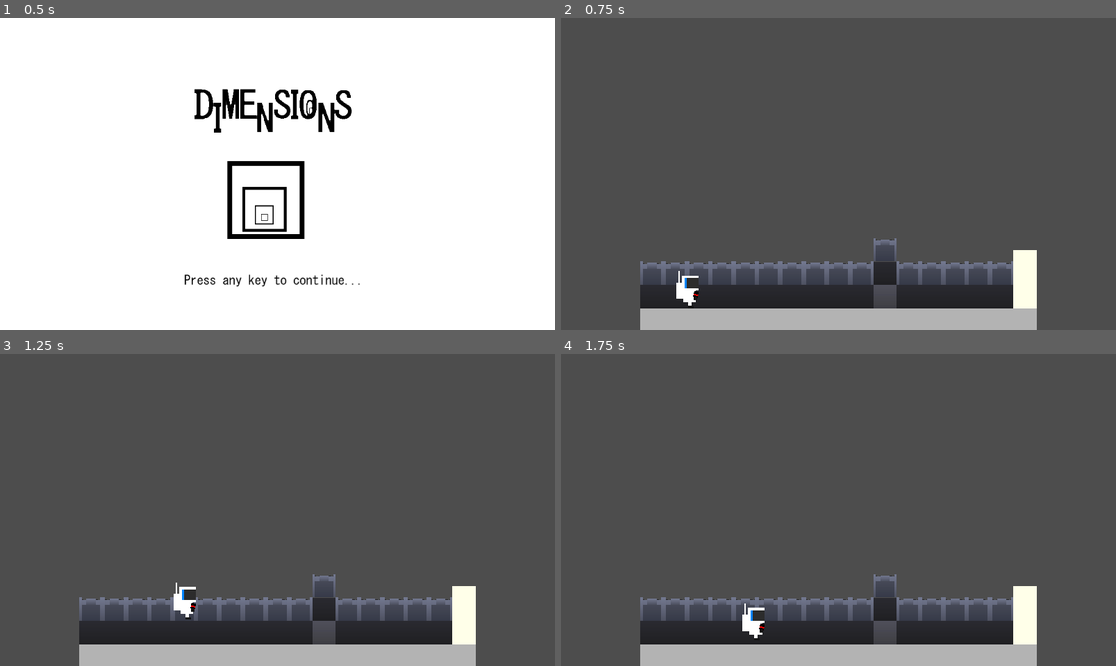
Above: before the commit, frames 1-4 (two rows, left to right).
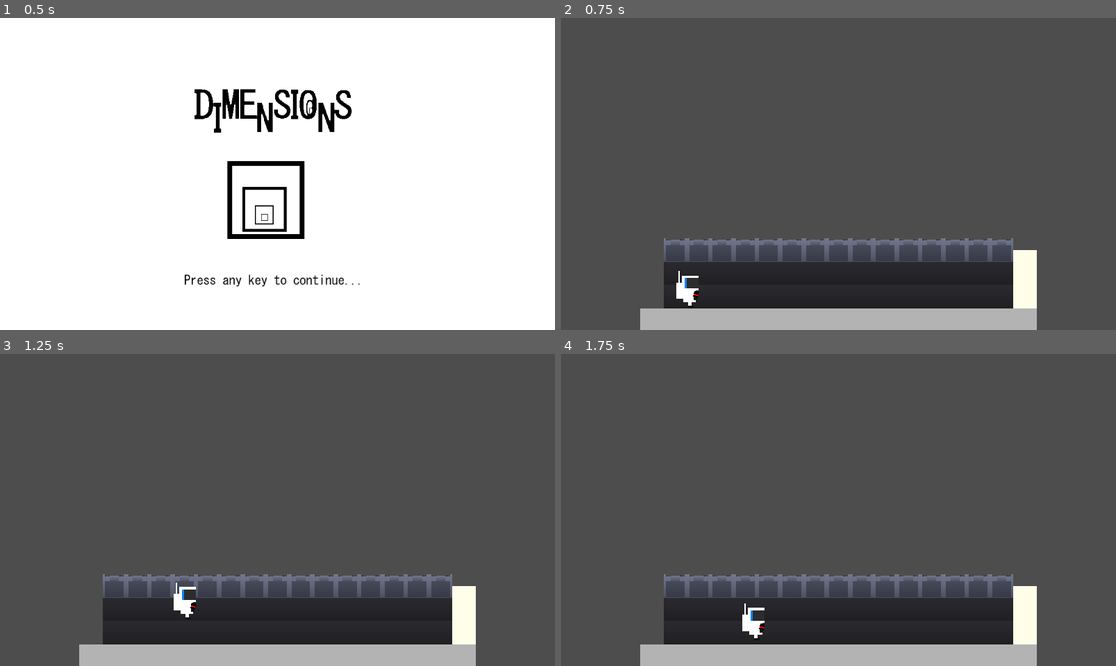
Above: after the commit, the same moments.

Repository: dstibbe/gamejam-dimensions
Game: Godot game, scene res://game/game.tscn
Two runs of this game, one before a commit and one after it. Both use one fixed random seed, a clock stepped at 60 frames per second and the inputs below.
Inputs:
- Up to frame 1 (0.5 s): no input
- Up to frame 2 (0.75 s): tap Enter at 0.5 s; hold D (right) from 0.53 s (still down)
- Up to frame 3 (1.25 s): keep holding D (right); tap Space (jump) at 0.77 s
- Up to frame 4 (1.75 s): release D (right) at 1.28 s; hold S (down) from 1.28 s (still down); tap Space (jump) at 1.52 s

Frame 1 is identical in both runs. In frame 2, 6.5% of the frame differs, in the area x 14-82%, y 70-94%; in frame 3, 6.4%; in frame 4, 6.5%.

Commit message:
Almost done. maybe some backgrounds?

Diff:
--- a/game/game.tscn
+++ b/game/game.tscn
@@ -12,9 +12,9 @@
 [ext_resource type="PackedScene" uid="uid://cf82re6i2556h" path="res://maps/map3.tscn" id="7_bao4u"]
 [ext_resource type="Script" path="res://game/keyboard_controller.gd" id="8_2qkg5"]
 [ext_resource type="PackedScene" uid="uid://c3eljyma2exny" path="res://maps/mapY.tscn" id="9_m72yq"]
-[ext_resource type="PackedScene" uid="uid://bgk2s8t8mx08k" path="res://maps/map 4 tut.tscn" id="10_nircr"]
 [ext_resource type="AudioStream" uid="uid://b6vy60h3r5xlq" path="res://assets/NO COPYRIGHT MUSIC _ MaikonMusic - Retro Space (SYNTHWAVE, RETROWAVE, SYNTHPOP) [Royalty Free Music] (128kbps).mp3" id="11_6bd84"]
 [ext_resource type="PackedScene" uid="uid://cknc5ux0qr06l" path="res://game/splash.tscn" id="11_eiehf"]
+[ext_resource type="PackedScene" uid="uid://dg8rqc7o2qxap" path="res://maps/mapX.tscn" id="11_tdfgy"]
 [ext_resource type="PackedScene" uid="uid://b677r1ceyvuj2" path="res://game/congratscreen.tscn" id="12_nx5w5"]
 
 [sub_resource type="Environment" id="Environment_mmy7v"]
@@ -28,7 +28,7 @@
 
 [node name="game" type="Node3D"]
 script = ExtResource("1_sgoyd")
-maps = Array[PackedScene]([ExtResource("3_3720s"), ExtResource("2_hj38b"), ExtResource("2_qna2t"), ExtResource("3_q4qnp"), ExtResource("4_61pmw"), ExtResource("7_bao4u"), ExtResource("2_r7haj"), ExtResource("9_m72yq"), ExtResource("10_nircr"), ExtResource("2_g84y5")])
+maps = Array[PackedScene]([ExtResource("2_hj38b"), ExtResource("3_3720s"), ExtResource("3_q4qnp"), ExtResource("4_61pmw"), ExtResource("7_bao4u"), ExtResource("2_r7haj"), ExtResource("9_m72yq"), ExtResource("2_qna2t"), ExtResource("2_g84y5"), ExtResource("11_tdfgy")])
 
 [node name="Camera3D" type="Camera3D" parent="."]
 transform = Transform3D(1, 0, 0, 0, 1, 0, 0, 0, 1, 0, 6.7547, 10)
--- a/maps/map 4 turorial.tscn
+++ b/maps/map 4 turorial.tscn
@@ -104,6 +104,22 @@
 transform = Transform3D(1, 0, 0, 0, 1, 0, 0, 0, 1, -4, 3, 2)
 cut_plane = NodePath("../cut_plane_old")
 
+[node name="halfwall16" parent="." node_paths=PackedStringArray("cut_plane") instance=ExtResource("4_b6okh")]
+transform = Transform3D(1, 0, 0, 0, 1, 0, 0, 0, 1, -4, 5, -2)
+cut_plane = NodePath("../cut_plane_old")
+
+[node name="halfwall17" parent="." node_paths=PackedStringArray("cut_plane") instance=ExtResource("4_b6okh")]
+transform = Transform3D(1, 0, 0, 0, 1, 0, 0, 0, 1, -1, 5, -2)
+cut_plane = NodePath("../cut_plane_old")
+
+[node name="halfwall18" parent="." node_paths=PackedStringArray("cut_plane") instance=ExtResource("4_b6okh")]
+transform = Transform3D(1, 0, 0, 0, 1, 0, 0, 0, 1, -4, 5, -1.74623e-10)
+cut_plane = NodePath("../cut_plane_old")
+
+[node name="halfwall19" parent="." node_paths=PackedStringArray("cut_plane") instance=ExtResource("4_b6okh")]
+transform = Transform3D(1, 0, 0, 0, 1, 0, 0, 0, 1, 2, 5, 2)
+cut_plane = NodePath("../cut_plane_old")
+
 [node name="halfwall15" parent="." node_paths=PackedStringArray("cut_plane") instance=ExtResource("4_b6okh")]
 transform = Transform3D(1, 0, 0, 0, 1, 0, 0, 0, 1, -3, 3, 2)
 cut_plane = NodePath("../cut_plane_old")
@@ -240,7 +256,7 @@
 transform = Transform3D(1, 0, 0, 0, 1, 0, 0, 0, 1, -2, 1, -1)
 
 [node name="block12" parent="." instance=ExtResource("5_s03a3")]
-transform = Transform3D(1, 0, 0, 0, 1, 0, 0, 0, 1, -2, 1, -1.74623e-10)
+transform = Transform3D(1, 0, 0, 0, 1, 0, 0, 0, 1, -2, 1, 0)
 
 [node name="block13" parent="." instance=ExtResource("5_s03a3")]
 transform = Transform3D(1, 0, 0, 0, 1, 0, 0, 0, 1, -2, 1, 1)
@@ -255,7 +271,7 @@
 transform = Transform3D(1, 0, 0, 0, 1, 0, 0, 0, 1, -2, 2, 1)
 
 [node name="block17" parent="." instance=ExtResource("5_s03a3")]
-transform = Transform3D(1, 0, 0, 0, 1, 0, 0, 0, 1, -2, 2, -1.74623e-10)
+transform = Transform3D(1, 0, 0, 0, 1, 0, 0, 0, 1, -2, 2, 0)
 
 [node name="block18" parent="." instance=ExtResource("5_s03a3")]
 transform = Transform3D(1, 0, 0, 0, 1, 0, 0, 0, 1, -2, 2, -1)
--- a/maps/map1.tscn
+++ b/maps/map1.tscn
@@ -1,9 +1,10 @@
-[gd_scene load_steps=5 format=3 uid="uid://ii8h5vmrlpmn"]
+[gd_scene load_steps=6 format=3 uid="uid://ii8h5vmrlpmn"]
 
 [ext_resource type="Script" path="res://maps/map.gd" id="1_ytc8a"]
 [ext_resource type="PackedScene" uid="uid://cm28x7ffdcohh" path="res://objects/floor.tscn" id="2_lee7b"]
 [ext_resource type="PackedScene" path="res://objects/exit.tscn" id="3_fdgm0"]
 [ext_resource type="PackedScene" uid="uid://cnwt7j0wwcitr" path="res://objects/block.tscn" id="4_otl6h"]
+[ext_resource type="PackedScene" uid="uid://dyyayaoels8i5" path="res://objects/halfwall.tscn" id="5_a4d5i"]
 
 [node name="map0" type="Node3D"]
 script = ExtResource("1_ytc8a")
@@ -25,27 +26,6 @@
 [node name="exit" parent="." instance=ExtResource("3_fdgm0")]
 transform = Transform3D(1, 0, 0, 0, 1, 0, 0, 0, 1, 8, 5, -1)
 
-[node name="block" parent="." instance=ExtResource("4_otl6h")]
-transform = Transform3D(1, 0, 0, 0, 1, 0, 0, 0, 1, 2, 1, 0)
-
-[node name="block3" parent="." instance=ExtResource("4_otl6h")]
-transform = Transform3D(1, 0, 0, 0, 1, 0, 0, 0, 1, 3, 2, 0)
-
-[node name="block5" parent="." instance=ExtResource("4_otl6h")]
-transform = Transform3D(1, 0, 0, 0, 1, 0, 0, 0, 1, 4, 3, 0)
-
-[node name="block75" parent="." instance=ExtResource("4_otl6h")]
-transform = Transform3D(1, 0, 0, 0, 1, 0, 0, 0, 1, 5, 4, 0)
-
-[node name="block76" parent="." instance=ExtResource("4_otl6h")]
-transform = Transform3D(1, 0, 0, 0, 1, 0, 0, 0, 1, 6, 4, 0)
-
-[node name="block77" parent="." instance=ExtResource("4_otl6h")]
-transform = Transform3D(1, 0, 0, 0, 1, 0, 0, 0, 1, 7, 4, 0)
-
-[node name="block78" parent="." instance=ExtResource("4_otl6h")]
-transform = Transform3D(1, 0, 0, 0, 1, 0, 0, 0, 1, 8, 4, 0)
-
 [node name="block2" parent="." instance=ExtResource("4_otl6h")]
 transform = Transform3D(1, 0, 0, 0, 1, 0, 0, 0, 1, 2, 1, 1)
 
@@ -61,15 +41,9 @@
 [node name="block80" parent="." instance=ExtResource("4_otl6h")]
 transform = Transform3D(1, 0, 0, 0, 1, 0, 0, 0, 1, 1, 3, 1)
 
-[node name="block82" parent="." instance=ExtResource("4_otl6h")]
-transform = Transform3D(1, 0, 0, 0, 1, 0, 0, 0, 1, 1, 4, 1)
-
 [node name="block96" parent="." instance=ExtResource("4_otl6h")]
 transform = Transform3D(1, 0, 0, 0, 1, 0, 0, 0, 1, 0, 3, 1)
 
-[node name="block98" parent="." instance=ExtResource("4_otl6h")]
-transform = Transform3D(1, 0, 0, 0, 1, 0, 0, 0, 1, 0, 4, 1)
-
 [node name="block81" parent="." instance=ExtResource("4_otl6h")]
 transform = Transform3D(1, 0, 0, 0, 1, 0, 0, 0, 1, 3, 3, 1)
 
@@ -112,9 +86,6 @@
 [node name="block95" parent="." instance=ExtResource("4_otl6h")]
 transform = Transform3D(1, 0, 0, 0, 1, 0, 0, 0, 1, 8, 5, 1)
 
-[node name="block97" parent="." instance=ExtResource("4_otl6h")]
-transform = Transform3D(1, 0, 0, 0, 1, 0, 0, 0, 1, 8, 6, 1)
-
 [node name="block99" parent="." instance=ExtResource("4_otl6h")]
 transform = Transform3D(1, 0, 0, 0, 1, 0, 0, 0, 1, 7, 5, 1)
 
@@ -130,51 +101,21 @@
 [node name="block108" parent="." instance=ExtResource("4_otl6h")]
 transform = Transform3D(1, 0, 0, 0, 1, 0, 0, 0, 1, 4, 5, -1)
 
-[node name="block110" parent="." instance=ExtResource("4_otl6h")]
-transform = Transform3D(1, 0, 0, 0, 1, 0, 0, 0, 1, 4, 6, -1)
-
-[node name="block112" parent="." instance=ExtResource("4_otl6h")]
-transform = Transform3D(1, 0, 0, 0, 1, 0, 0, 0, 1, 5, 6, -1)
-
-[node name="block114" parent="." instance=ExtResource("4_otl6h")]
-transform = Transform3D(1, 0, 0, 0, 1, 0, 0, 0, 1, 6, 6, -1)
-
-[node name="block101" parent="." instance=ExtResource("4_otl6h")]
-transform = Transform3D(1, 0, 0, 0, 1, 0, 0, 0, 1, 7, 6, 1)
-
-[node name="block102" parent="." instance=ExtResource("4_otl6h")]
-transform = Transform3D(1, 0, 0, 0, 1, 0, 0, 0, 1, 7, 6, -1)
-
 [node name="block103" parent="." instance=ExtResource("4_otl6h")]
 transform = Transform3D(1, 0, 0, 0, 1, 0, 0, 0, 1, 6, 5, 1)
 
-[node name="block105" parent="." instance=ExtResource("4_otl6h")]
-transform = Transform3D(1, 0, 0, 0, 1, 0, 0, 0, 1, 6, 6, 1)
-
 [node name="block107" parent="." instance=ExtResource("4_otl6h")]
 transform = Transform3D(1, 0, 0, 0, 1, 0, 0, 0, 1, 5, 5, 1)
 
-[node name="block109" parent="." instance=ExtResource("4_otl6h")]
-transform = Transform3D(1, 0, 0, 0, 1, 0, 0, 0, 1, 5, 6, 1)
-
 [node name="block111" parent="." instance=ExtResource("4_otl6h")]
 transform = Transform3D(1, 0, 0, 0, 1, 0, 0, 0, 1, 4, 5, 1)
 
-[node name="block113" parent="." instance=ExtResource("4_otl6h")]
-transform = Transform3D(1, 0, 0, 0, 1, 0, 0, 0, 1, 4, 6, 1)
-
 [node name="block115" parent="." instance=ExtResource("4_otl6h")]
 transform = Transform3D(1, 0, 0, 0, 1, 0, 0, 0, 1, 3, 4, 1)
 
-[node name="block117" parent="." instance=ExtResource("4_otl6h")]
-transform = Transform3D(1, 0, 0, 0, 1, 0, 0, 0, 1, 3, 5, 1)
-
 [node name="block119" parent="." instance=ExtResource("4_otl6h")]
 transform = Transform3D(1, 0, 0, 0, 1, 0, 0, 0, 1, 2, 4, 1)
 
-[node name="block121" parent="." instance=ExtResource("4_otl6h")]
-transform = Transform3D(1, 0, 0, 0, 1, 0, 0, 0, 1, 2, 5, 1)
-
 [node name="block8" parent="." instance=ExtResource("4_otl6h")]
 transform = Transform3D(1, 0, 0, 0, 1, 0, 0, 0, 1, 1, 1, 1)
 
@@ -190,51 +131,27 @@
 [node name="block13" parent="." instance=ExtResource("4_otl6h")]
 transform = Transform3D(1, 0, 0, 0, 1, 0, 0, 0, 1, -1, 1, 1)
 
-[node name="block14" parent="." instance=ExtResource("4_otl6h")]
-transform = Transform3D(1, 0, 0, 0, 1, 0, 0, 0, 1, -1, 2, 1)
-
 [node name="block15" parent="." instance=ExtResource("4_otl6h")]
 transform = Transform3D(1, 0, 0, 0, 1, 0, 0, 0, 1, -2, 1, 1)
 
-[node name="block16" parent="." instance=ExtResource("4_otl6h")]
-transform = Transform3D(1, 0, 0, 0, 1, 0, 0, 0, 1, -2, 2, 1)
-
 [node name="block17" parent="." instance=ExtResource("4_otl6h")]
 transform = Transform3D(1, 0, 0, 0, 1, 0, 0, 0, 1, -3, 1, 1)
 
-[node name="block18" parent="." instance=ExtResource("4_otl6h")]
-transform = Transform3D(1, 0, 0, 0, 1, 0, 0, 0, 1, -3, 2, 1)
-
 [node name="block19" parent="." instance=ExtResource("4_otl6h")]
 transform = Transform3D(1, 0, 0, 0, 1, 0, 0, 0, 1, -4, 1, 1)
 
-[node name="block20" parent="." instance=ExtResource("4_otl6h")]
-transform = Transform3D(1, 0, 0, 0, 1, 0, 0, 0, 1, -4, 2, 1)
-
 [node name="block21" parent="." instance=ExtResource("4_otl6h")]
 transform = Transform3D(1, 0, 0, 0, 1, 0, 0, 0, 1, -5, 1, 1)
 
-[node name="block22" parent="." instance=ExtResource("4_otl6h")]
-transform = Transform3D(1, 0, 0, 0, 1, 0, 0, 0, 1, -5, 2, 1)
-
 [node name="block23" parent="." instance=ExtResource("4_otl6h")]
 transform = Transform3D(1, 0, 0, 0, 1, 0, 0, 0, 1, -6, 1, 1)
 
-[node name="block24" parent="." instance=ExtResource("4_otl6h")]
-transform = Transform3D(1, 0, 0, 0, 1, 0, 0, 0, 1, -6, 2, 1)
-
 [node name="block25" parent="." instance=ExtResource("4_otl6h")]
 transform = Transform3D(1, 0, 0, 0, 1, 0, 0, 0, 1, -7, 1, 1)
 
-[node name="block26" parent="." instance=ExtResource("4_otl6h")]
-transform = Transform3D(1, 0, 0, 0, 1, 0, 0, 0, 1, -7, 2, 1)
-
 [node name="block27" parent="." instance=ExtResource("4_otl6h")]
 transform = Transform3D(1, 0, 0, 0, 1, 0, 0, 0, 1, -8, 1, 1)
 
-[node name="block28" parent="." instance=ExtResource("4_otl6h")]
-transform = Transform3D(1, 0, 0, 0, 1, 0, 0, 0, 1, -8, 2, 1)
-
 [node name="block30" parent="." instance=ExtResource("4_otl6h")]
 transform = Transform3D(1, 0, 0, 0, 1, 0, 0, 0, 1, 3, 2, 1)
 
@@ -253,12 +170,6 @@
 [node name="block116" parent="." instance=ExtResource("4_otl6h")]
 transform = Transform3D(1, 0, 0, 0, 1, 0, 0, 0, 1, 3, 4, -1)
 
-[node name="block118" parent="." instance=ExtResource("4_otl6h")]
-transform = Transform3D(1, 0, 0, 0, 1, 0, 0, 0, 1, 3, 5, -1)
-
-[node name="block120" parent="." instance=ExtResource("4_otl6h")]
-transform = Transform3D(1, 0, 0, 0, 1, 0, 0, 0, 1, 2, 5, -1)
-
 [node name="block122" parent="." instance=ExtResource("4_otl6h")]
 transform = Transform3D(1, 0, 0, 0, 1, 0, 0, 0, 1, 2, 4, -1)
 
@@ -268,15 +179,9 @@
 [node name="block124" parent="." instance=ExtResource("4_otl6h")]
 transform = Transform3D(1, 0, 0, 0, 1, 0, 0, 0, 1, 1, 3, -1)
 
-[node name="block125" parent="." instance=ExtResource("4_otl6h")]
-transform = Transform3D(1, 0, 0, 0, 1, 0, 0, 0, 1, 1, 4, -1)
-
 [node name="block126" parent="." instance=ExtResource("4_otl6h")]
 transform = Transform3D(1, 0, 0, 0, 1, 0, 0, 0, 1, 0, 3, -1)
 
-[node name="block127" parent="." instance=ExtResource("4_otl6h")]
-transform = Transform3D(1, 0, 0, 0, 1, 0, 0, 0, 1, 0, 4, -1)
-
 [node name="block53" parent="." instance=ExtResource("4_otl6h")]
 transform = Transform3D(1, 0, 0, 0, 1, 0, 0, 0, 1, 1, 1, -1)
 
@@ -292,62 +197,158 @@
 [node name="block57" parent="." instance=ExtResource("4_otl6h")]
 transform = Transform3D(1, 0, 0, 0, 1, 0, 0, 0, 1, -1, 1, -1)
 
-[node name="block58" parent="." instance=ExtResource("4_otl6h")]
-transform = Transform3D(1, 0, 0, 0, 1, 0, 0, 0, 1, -1, 2, -1)
-
 [node name="block59" parent="." instance=ExtResource("4_otl6h")]
 transform = Transform3D(1, 0, 0, 0, 1, 0, 0, 0, 1, -2, 1, -1)
 
-[node name="block60" parent="." instance=ExtResource("4_otl6h")]
-transform = Transform3D(1, 0, 0, 0, 1, 0, 0, 0, 1, -2, 2, -1)
-
 [node name="block61" parent="." instance=ExtResource("4_otl6h")]
 transform = Transform3D(1, 0, 0, 0, 1, 0, 0, 0, 1, -3, 1, -1)
 
-[node name="block62" parent="." instance=ExtResource("4_otl6h")]
-transform = Transform3D(1, 0, 0, 0, 1, 0, 0, 0, 1, -3, 2, -1)
-
 [node name="block63" parent="." instance=ExtResource("4_otl6h")]
 transform = Transform3D(1, 0, 0, 0, 1, 0, 0, 0, 1, -4, 1, -1)
 
-[node name="block64" parent="." instance=ExtResource("4_otl6h")]
-transform = Transform3D(1, 0, 0, 0, 1, 0, 0, 0, 1, -4, 2, -1)
-
 [node name="block65" parent="." instance=ExtResource("4_otl6h")]
 transform = Transform3D(1, 0, 0, 0, 1, 0, 0, 0, 1, -5, 1, -1)
 
-[node name="block66" parent="." instance=ExtResource("4_otl6h")]
-transform = Transform3D(1, 0, 0, 0, 1, 0, 0, 0, 1, -5, 2, -1)
-
 [node name="block67" parent="." instance=ExtResource("4_otl6h")]
 transform = Transform3D(1, 0, 0, 0, 1, 0, 0, 0, 1, -6, 1, -1)
 
-[node name="block68" parent="." instance=ExtResource("4_otl6h")]
-transform = Transform3D(1, 0, 0, 0, 1, 0, 0, 0, 1, -6, 2, -1)
-
 [node name="block69" parent="." instance=ExtResource("4_otl6h")]
 transform = Transform3D(1, 0, 0, 0, 1, 0, 0, 0, 1, -7, 1, -1)
 
-[node name="block70" parent="." instance=ExtResource("4_otl6h")]
-transform = Transform3D(1, 0, 0, 0, 1, 0, 0, 0, 1, -7, 2, -1)
-
 [node name="block71" parent="." instance=ExtResource("4_otl6h")]
 transform = Transform3D(1, 0, 0, 0, 1, 0, 0, 0, 1, -8, 1, -1)
 
 [node name="block128" parent="." instance=ExtResource("4_otl6h")]
 transform = Transform3D(1, 0, 0, 0, 1, 0, 0, 0, 1, -8, 1, -2)
 
-[node name="block130" parent="." instance=ExtResource("4_otl6h")]
-transform = Transform3D(1, 0, 0, 0, 1, 0, 0, 0, 1, -8, 2, -2)
-
-[node name="block129" parent="." instance=ExtResource("4_otl6h")]
-transform = Transform3D(1, 0, 0, 0, 1, 0, 0, 0, 1, -7, 1, -2)
-
-[node name="block72" parent="." instance=ExtResource("4_otl6h")]
-transform = Transform3D(1, 0, 0, 0, 1, 0, 0, 0, 1, -8, 2, -1)
-
 [node name="block4" parent="." instance=ExtResource("4_otl6h")]
 transform = Transform3D(1, 0, 0, 0, 1, 0, 0, 0, 1, 2, 1, -1)
 
 [node name="start" type="Marker3D" parent="."]
-transform = Transform3D(1, 0, 0, 0, 1, 0, 0, 0, 1, -7.40228, 0.985776, 0)
+transform = Transform3D(1, 0, 0, 0, 1, 0, 0, 0, 1, -8, 1, 0)
+
+[node name="halfwall" parent="." instance=ExtResource("5_a4d5i")]
+transform = Transform3D(1, 0, 0, 0, 1, 0, 0, 0, 1, -7, 1, -2)
+
+[node name="halfwall2" parent="." instance=ExtResource("5_a4d5i")]
+transform = Transform3D(1, 0, 0, 0, 1, 0, 0, 0, 1, -8, 2, -2)
+
+[node name="halfwall3" parent="." instance=ExtResource("5_a4d5i")]
+transform = Transform3D(1, 0, 0, 0, 1, 0, 0, 0, 1, 2, 1, 0)
+
+[node name="halfwall4" parent="." instance=ExtResource("5_a4d5i")]
+transform = Transform3D(1, 0, 0, 0, 1, 0, 0, 0, 1, 3, 2, 0)
+
+[node name="halfwall5" parent="." instance=ExtResource("5_a4d5i")]
+transform = Transform3D(1, 0, 0, 0, 1, 0, 0, 0, 1, 4, 3, 0)
+
+[node name="halfwall6" parent="." instance=ExtResource("5_a4d5i")]
+transform = Transform3D(1, 0, 0, 0, 1, 0, 0, 0, 1, 5, 4, 0)
+
+[node name="halfwall7" parent="." instance=ExtResource("5_a4d5i")]
+transform = Transform3D(1, 0, 0, 0, 1, 0, 0, 0, 1, 6, 4, 0)
+
+[node name="halfwall8" parent="." instance=ExtResource("5_a4d5i")]
+transform = Transform3D(1, 0, 0, 0, 1, 0, 0, 0, 1, 7, 4, 0)
+
+[node name="halfwall9" parent="." instance=ExtResource("5_a4d5i")]
+transform = Transform3D(1, 0, 0, 0, 1, 0, 0, 0, 1, 8, 4, 0)
+
+[node name="halfwall10" parent="." instance=ExtResource("5_a4d5i")]
+transform = Transform3D(1, 0, 0, 0, 1, 0, 0, 0, 1, 8, 6, 1)
+
+[node name="halfwall11" parent="." instance=ExtResource("5_a4d5i")]
+transform = Transform3D(1, 0, 0, 0, 1, 0, 0, 0, 1, 7, 6, 1)
+
+[node name="halfwall12" parent="." instance=ExtResource("5_a4d5i")]
+transform = Transform3D(1, 0, 0, 0, 1, 0, 0, 0, 1, 6, 6, 1)
+
+[node name="halfwall13" parent="." instance=ExtResource("5_a4d5i")]
+transform = Transform3D(1, 0, 0, 0, 1, 0, 0, 0, 1, 5, 6, 1)
+
+[node name="halfwall14" parent="." instance=ExtResource("5_a4d5i")]
+transform = Transform3D(1, 0, 0, 0, 1, 0, 0, 0, 1, 4, 6, 1)
+
+[node name="halfwall15" parent="." instance=ExtResource("5_a4d5i")]
+transform = Transform3D(1, 0, 0, 0, 1, 0, 0, 0, 1, 7, 6, -1)
+
+[node name="halfwall16" parent="." instance=ExtResource("5_a4d5i")]
+transform = Transform3D(1, 0, 0, 0, 1, 0, 0, 0, 1, 6, 6, -1)
+
+[node name="halfwall17" parent="." instance=ExtResource("5_a4d5i")]
+transform = Transform3D(1, 0, 0, 0, 1, 0, 0, 0, 1, 5, 6, -1)
+
+[node name="halfwall18" parent="." instance=ExtResource("5_a4d5i")]
+transform = Transform3D(1, 0, 0, 0, 1, 0, 0, 0, 1, 4, 6, -1)
+
+[node name="halfwall19" parent="." instance=ExtResource("5_a4d5i")]
+transform = Transform3D(1, 0, 0, 0, 1, 0, 0, 0, 1, 3, 5, -1)
+
+[node name="halfwall20" parent="." instance=ExtResource("5_a4d5i")]
+transform = Transform3D(1, 0, 0, 0, 1, 0, 0, 0, 1, 2, 5, -1)
+
+[node name="halfwall21" parent="." instance=ExtResource("5_a4d5i")]
+transform = Transform3D(1, 0, 0, 0, 1, 0, 0, 0, 1, 2, 5, 1)
+
+[node name="halfwall22" parent="." instance=ExtResource("5_a4d5i")]
+transform = Transform3D(1, 0, 0, 0, 1, 0, 0, 0, 1, 3, 5, 1)
+
+[node name="halfwall23" parent="." instance=ExtResource("5_a4d5i")]
+transform = Transform3D(1, 0, 0, 0, 1, 0, 0, 0, 1, 1, 4, 1)
+
+[node name="halfwall24" parent="." instance=ExtResource("5_a4d5i")]
+transform = Transform3D(1, 0, 0, 0, 1, 0, 0, 0, 1, 0, 4, 1)
+
+[node name="halfwall25" parent="." instance=ExtResource("5_a4d5i")]
+transform = Transform3D(1, 0, 0, 0, 1, 0, 0, 0, 1, 0, 4, -1)
+
+[node name="halfwall26" parent="." instance=ExtResource("5_a4d5i")]
+transform = Transform3D(1, 0, 0, 0, 1, 0, 0, 0, 1, 1, 4, -1)
+
+[node name="halfwall27" parent="." instance=ExtResource("5_a4d5i")]
+transform = Transform3D(1, 0, 0, 0, 1, 0, 0, 0, 1, -1, 2, -1)
+
+[node name="halfwall28" parent="." instance=ExtResource("5_a4d5i")]
+transform = Transform3D(1, 0, 0, 0, 1, 0, 0, 0, 1, -2, 2, -1)
+
+[node name="halfwall29" parent="." instance=ExtResource("5_a4d5i")]
+transform = Transform3D(1, 0, 0, 0, 1, 0, 0, 0, 1, -3, 2, -1)
+
+[node name="halfwall30" parent="." instance=ExtResource("5_a4d5i")]
+transform = Transform3D(1, 0, 0, 0, 1, 0, 0, 0, 1, -4, 2, -1)
+
+[node name="halfwall31" parent="." instance=ExtResource("5_a4d5i")]
+transform = Transform3D(1, 0, 0, 0, 1, 0, 0, 0, 1, -5, 2, -1)
+
+[node name="halfwall32" parent="." instance=ExtResource("5_a4d5i")]
+transform = Transform3D(1, 0, 0, 0, 1, 0, 0, 0, 1, -6, 2, -1)
+
+[node name="halfwall33" parent="." instance=ExtResource("5_a4d5i")]
+transform = Transform3D(1, 0, 0, 0, 1, 0, 0, 0, 1, -7, 2, -1)
+
+[node name="halfwall34" parent="." instance=ExtResource("5_a4d5i")]
+transform = Transform3D(1, 0, 0, 0, 1, 0, 0, 0, 1, -8, 2, -1)
+
+[node name="halfwall35" parent="." instance=ExtResource("5_a4d5i")]
+transform = Transform3D(1, 0, 0, 0, 1, 0, 0, 0, 1, -8, 2, 1)
+
+[node name="halfwall36" parent="." instance=ExtResource("5_a4d5i")]
+transform = Transform3D(1, 0, 0, 0, 1, 0, 0, 0, 1, -7, 2, 1)
+
+[node name="halfwall37" parent="." instance=ExtResource("5_a4d5i")]
+transform = Transform3D(1, 0, 0, 0, 1, 0, 0, 0, 1, -6, 2, 1)
+
+[node name="halfwall38" parent="." instance=ExtResource("5_a4d5i")]
+transform = Transform3D(1, 0, 0, 0, 1, 0, 0, 0, 1, -5, 2, 1)
+
+[node name="halfwall39" parent="." instance=ExtResource("5_a4d5i")]
+transform = Transform3D(1, 0, 0, 0, 1, 0, 0, 0, 1, -4, 2, 1)
+
+[node name="halfwall40" parent="." instance=ExtResource("5_a4d5i")]
+transform = Transform3D(1, 0, 0, 0, 1, 0, 0, 0, 1, -3, 2, 1)
+
+[node name="halfwall41" parent="." instance=ExtResource("5_a4d5i")]
+transform = Transform3D(1, 0, 0, 0, 1, 0, 0, 0, 1, -2, 2, 1)
+
+[node name="halfwall42" parent="." instance=ExtResource("5_a4d5i")]
+transform = Transform3D(1, 0, 0, 0, 1, 0, 0, 0, 1, -1, 2, 1)
--- a/project.godot
+++ b/project.godot
@@ -57,5 +57,6 @@
 }
 f11={
 "deadzone": 0.5,
-"events": []
+"events": [Object(InputEventKey,"resource_local_to_scene":false,"resource_name":"","device":-1,"window_id":0,"alt_pressed":false,"shift_pressed":false,"ctrl_pressed":false,"meta_pressed":false,"pressed":false,"keycode":0,"physical_keycode":4194342,"key_label":0,"unicode":0,"echo":false,"script":null)
+]
 }
